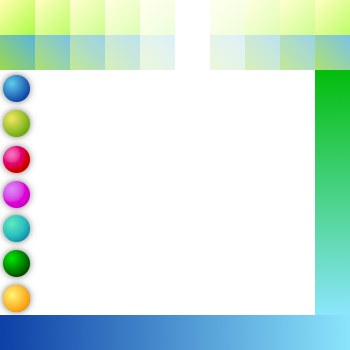
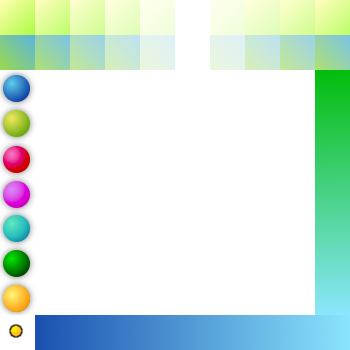
Before/after of a 350 × 350 layered artwork. What changed in the layer stack:
added layer "Pasted Layer" above "balls" over (9, 324, 23, 338)
painted on "balls copy" over (1, 315, 32, 321)
painted on "New Layer" over (0, 315, 35, 350)
